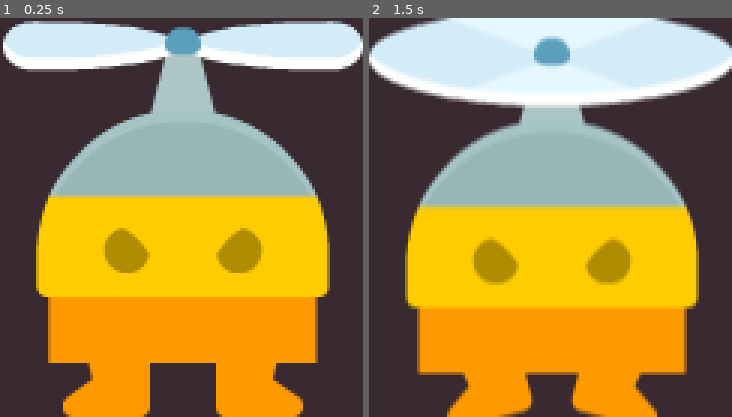
Above: before the commit, frames 1-2 (left to right).
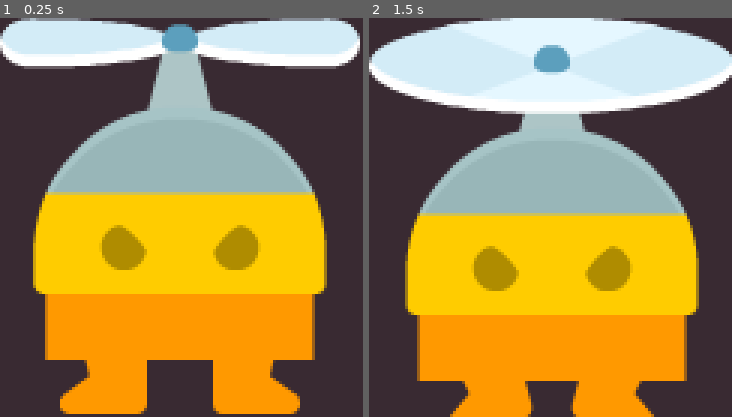
Above: after the commit, the same moments.

Repository: super-Colin/Desktop-Pet
Game: Godot game, scene res://pet.tscn
Two runs of this game, one before a commit and one after it. Both use one fixed random seed, a clock stepped at 60 frames per second and the inputs below.
Inputs (mouse positions are in pixels of both pictures, inside the frame that each line leads up to):
- Up to frame 1 (0.25 s): no input
- Up to frame 2 (1.5 s): tap Enter at 0.5 s; move the mouse to (630, 197) at 0.52 s; click (630, 197) at 0.67 s; tap Space at 1.25 s; drag from (477, 237) to (532, 297) at 1.27 s

The runs differ from the first frame. In frame 1, 9.4% of the frame differs, in the area x 0-100%, y 0-100%; in frame 2, 15%.

Commit message:
switch x sides working

Diff:
--- a/config.gd
+++ b/config.gd
@@ -47,11 +47,11 @@
 	%DraggableArea.custom_minimum_size = spriteSize
 	# Position the sprite in the center of the draggable area
 	print(%Sprite)
-	%Sprite.position = (spriteSize / 2) - Vector2(1,1)
+	#%Sprite.position = (spriteSize / 2) - Vector2(1,1)
 	get_window().size = spriteSize + Vector2(1,1)
 	#print($"../CanvasLayer/GridContainer".anchors_preset)
 	#$"../CanvasLayer/GridContainer".anchors_preset = 8
-	%GridWrapper.position = Vector2(-2, -2) # -2 to account for empty ui container on the side and top
+	#%GridWrapper.position = Vector2(-2, -2) # -2 to account for empty ui container on the side and top
 
 
 
--- a/dialogue_box.gd
+++ b/dialogue_box.gd
@@ -10,8 +10,21 @@
 	%WidthSlider.drag_ended.connect(handleChangeWidth)
 	%HeightSlider.drag_ended.connect(handleChangeHeight)
 	%AlwaysOnTopToggle.toggled.connect(UI.setAlwaysOnTop)
+	%Sides.pressed.connect(UI.switchSidesX)
+	UI.flippedXAxis.connect(flipHotbarButtonOrder)
 
-
+func flipHotbarButtonOrder():
+	print("dialogue - flipping hotbar")
+	var i = -1
+	for c in %Hotbar.get_children():
+		%Hotbar.move_child(c, i)
+		i -= 1
+	if UI.xAlignment == "right":
+		%Hotbar.set_anchors_preset(Control.PRESET_CENTER_LEFT)
+		%Hotbar.size_flags_horizontal = SIZE_SHRINK_BEGIN
+	else:
+		%Hotbar.set_anchors_preset(Control.PRESET_CENTER_RIGHT)
+		%Hotbar.size_flags_horizontal = SIZE_SHRINK_END
 
 
 
--- a/dialogue_box.tscn
+++ b/dialogue_box.tscn
@@ -40,6 +40,7 @@
 layout_mode = 2
 
 [node name="Hotbar" type="HBoxContainer" parent="MarginContainer/VBoxContainer"]
+unique_name_in_owner = true
 layout_mode = 2
 
 [node name="Flatten" type="Button" parent="MarginContainer/VBoxContainer/Hotbar"]
@@ -96,6 +97,13 @@
 max_value = 1000.0
 step = 10.0
 value = 500.0
+
+[node name="Sides" type="Button" parent="MarginContainer/VBoxContainer/Hotbar"]
+unique_name_in_owner = true
+custom_minimum_size = Vector2(80, 0)
+layout_mode = 2
+tooltip_text = "Remove any invisble formatting around the content in your clipboard"
+text = "Sides"
 
 [node name="LineEdit" type="LineEdit" parent="MarginContainer/VBoxContainer"]
 layout_mode = 2
--- a/pet.tscn
+++ b/pet.tscn
@@ -46,54 +46,33 @@
 size_flags_vertical = 3
 color = Color(0.988235, 0.721569, 0.866667, 0.227451)
 
-[node name="GridWrapper" type="GridContainer" parent="CanvasLayer"]
-unique_name_in_owner = true
+[node name="VBoxContainer" type="VBoxContainer" parent="CanvasLayer"]
 anchors_preset = 15
 anchor_right = 1.0
 anchor_bottom = 1.0
 grow_horizontal = 2
 grow_vertical = 2
-columns = 3
+size_flags_horizontal = 3
+size_flags_vertical = 3
 
-[node name="TopLeft" type="Control" parent="CanvasLayer/GridWrapper"]
+[node name="XAxisBox" type="HBoxContainer" parent="CanvasLayer/VBoxContainer" groups=["xAxisBox"]]
+unique_name_in_owner = true
 layout_mode = 2
+size_flags_vertical = 3
 
-[node name="Top" type="Control" parent="CanvasLayer/GridWrapper"]
-layout_mode = 2
-
-[node name="TopRight" type="Control" parent="CanvasLayer/GridWrapper"]
-layout_mode = 2
-
-[node name="Left" type="Control" parent="CanvasLayer/GridWrapper"]
-layout_mode = 2
-
-[node name="DraggableArea" type="CenterContainer" parent="CanvasLayer/GridWrapper"]
+[node name="DraggableArea" type="CenterContainer" parent="CanvasLayer/VBoxContainer/XAxisBox"]
 unique_name_in_owner = true
 custom_minimum_size = Vector2(200, 200)
 layout_mode = 2
 size_flags_horizontal = 4
 size_flags_vertical = 0
 
-[node name="Sprite" type="Sprite2D" parent="CanvasLayer/GridWrapper/DraggableArea"]
+[node name="Sprite" type="Sprite2D" parent="CanvasLayer/VBoxContainer/XAxisBox/DraggableArea"]
 unique_name_in_owner = true
-position = Vector2(96, 94)
 texture = ExtResource("2_h6co6")
+centered = false
 
-[node name="Right" type="Control" parent="CanvasLayer/GridWrapper"]
+[node name="DialogueBox" parent="CanvasLayer/VBoxContainer/XAxisBox" groups=["dialogueBox"] instance=ExtResource("7_uvuc8")]
+unique_name_in_owner = true
 layout_mode = 2
-size_flags_horizontal = 3
 size_flags_vertical = 3
-
-[node name="DialogueBox" parent="CanvasLayer/GridWrapper/Right" groups=["dialogueBox"] instance=ExtResource("7_uvuc8")]
-unique_name_in_owner = true
-layout_mode = 1
-offset_bottom = 0.0
-
-[node name="BottomLeft" type="Control" parent="CanvasLayer/GridWrapper"]
-layout_mode = 2
-
-[node name="Bottom" type="Control" parent="CanvasLayer/GridWrapper"]
-layout_mode = 2
-
-[node name="BottomRight" type="Control" parent="CanvasLayer/GridWrapper"]
-layout_mode = 2
--- a/petBackup.tscn
+++ b/petBackup.tscn
@@ -42,6 +42,8 @@
 anchor_bottom = 1.0
 grow_horizontal = 2
 grow_vertical = 2
+size_flags_horizontal = 3
+size_flags_vertical = 3
 color = Color(0.988235, 0.721569, 0.866667, 0.227451)
 
 [node name="GridWrapper" type="GridContainer" parent="CanvasLayer"]
@@ -70,12 +72,7 @@
 custom_minimum_size = Vector2(200, 200)
 layout_mode = 2
 size_flags_horizontal = 4
-size_flags_vertical = 4
-
-[node name="DebugRect" type="ColorRect" parent="CanvasLayer/GridWrapper/DraggableArea"]
-layout_mode = 2
-mouse_filter = 1
-color = Color(0, 0.929412, 0.929412, 0.54902)
+size_flags_vertical = 0
 
 [node name="Sprite" type="Sprite2D" parent="CanvasLayer/GridWrapper/DraggableArea"]
 unique_name_in_owner = true
@@ -84,28 +81,18 @@
 
 [node name="Right" type="Control" parent="CanvasLayer/GridWrapper"]
 layout_mode = 2
+size_flags_horizontal = 3
+size_flags_vertical = 3
 
-[node name="DialogueBox" parent="CanvasLayer/GridWrapper/Right" instance=ExtResource("6_saotg")]
+[node name="DialogueBox" parent="CanvasLayer/GridWrapper/Right" groups=["dialogueBox"] instance=ExtResource("6_saotg")]
 unique_name_in_owner = true
-layout_mode = 0
-anchors_preset = 0
-anchor_right = 0.0
-anchor_bottom = 0.0
-offset_right = 380.0
-offset_bottom = 382.0
-grow_horizontal = 1
-grow_vertical = 1
+layout_mode = 1
+offset_top = -18.5
+offset_right = 257.0
+offset_bottom = 18.5
 
 [node name="BottomLeft" type="Control" parent="CanvasLayer/GridWrapper"]
 layout_mode = 2
-
-[node name="DragResize" type="Button" parent="CanvasLayer/GridWrapper/BottomLeft"]
-unique_name_in_owner = true
-layout_mode = 0
-offset_right = 45.0
-offset_bottom = 31.0
-text = "Drag"
-metadata/_edit_use_anchors_ = true
 
 [node name="Bottom" type="Control" parent="CanvasLayer/GridWrapper"]
 layout_mode = 2
--- a/project.godot
+++ b/project.godot
@@ -34,6 +34,7 @@
 [global_group]
 
 dialogueBox="The dialogueBox"
+xAxisBox=""
 
 [rendering]
 
--- a/ui.gd
+++ b/ui.gd
@@ -8,11 +8,12 @@
 var lastSaidStack = []
 
 const defaultSize = Vector2(125, 140)
-var expandedtSize = Vector2(800, 800)
+var expandedSize = Vector2(800, 800)
 
 var alwaysOnTop = false
 
 signal toggledAlwaysOnTop(onOrOff)
+signal flippedXAxis
 
 
 func _ready():
@@ -23,8 +24,13 @@
 
 
 func handleWindowResize(newSize:Vector2):
-	expandedtSize = newSize
-	get_window().size = expandedtSize
+	var sizeDif = expandedSize - newSize
+	expandedSize = newSize
+	get_window().size = expandedSize
+	if xAlignment == "left":
+		print("box - sizeDif: ", sizeDif)
+		get_window().position += Vector2i(sizeDif.x, 0)
+		xShift += sizeDif.x
 
 
 
@@ -46,6 +52,35 @@
 		#print("")
 
 
+
+var xAlignment = "right"
+var xShift = 0
+func switchSidesX():
+	print("ui - switching sides X")
+	var container = get_tree().get_first_node_in_group("xAxisBox")
+	var dialogueBox = container.get_node("DialogueBox")
+	xShift = (dialogueBox.get_rect().size.x)
+	if xAlignment == "right":
+		container.move_child(dialogueBox, 0)
+		xAlignment = "left"
+		xShift *= -1
+	else:
+		container.move_child(dialogueBox, -1)
+		xAlignment = "right"
+	get_window().position += Vector2i(xShift, 0)
+	flippedXAxis.emit()
+
+
+
+func switchSidesY():
+	print("ui - switching sides Y")
+	#%DraggableArea.vertical_alignment=shrink_end
+	# Set tabs to bottom
+	# set hotbar below
+	# reorder internals...
+
+
+
 func toggleMenu():
 	if menuOpen:
 		hideMenu()
@@ -64,14 +99,18 @@
 
 func expandMenu():
 	#get_window().size = %MainMenu.size + %DraggableArea.size
-	get_tree().get_root().get_window().size = expandedtSize
+	get_tree().get_root().get_window().size = expandedSize
 	get_tree().get_first_node_in_group("dialogueBox").visible = true
+	if xAlignment == "left":
+		get_window().position += Vector2i(xShift, 0)
 	menuOpen = true
 
 func hideMenu():
 	print("hiding menu")
 	get_window().size = defaultSize
 	get_tree().get_first_node_in_group("dialogueBox").visible = false
+	if xAlignment == "left":
+		get_window().position -= Vector2i(xShift, 0)
 	menuOpen = false
 
 
Not shown: 1 places in petBackup.tscn that only renumber resources
